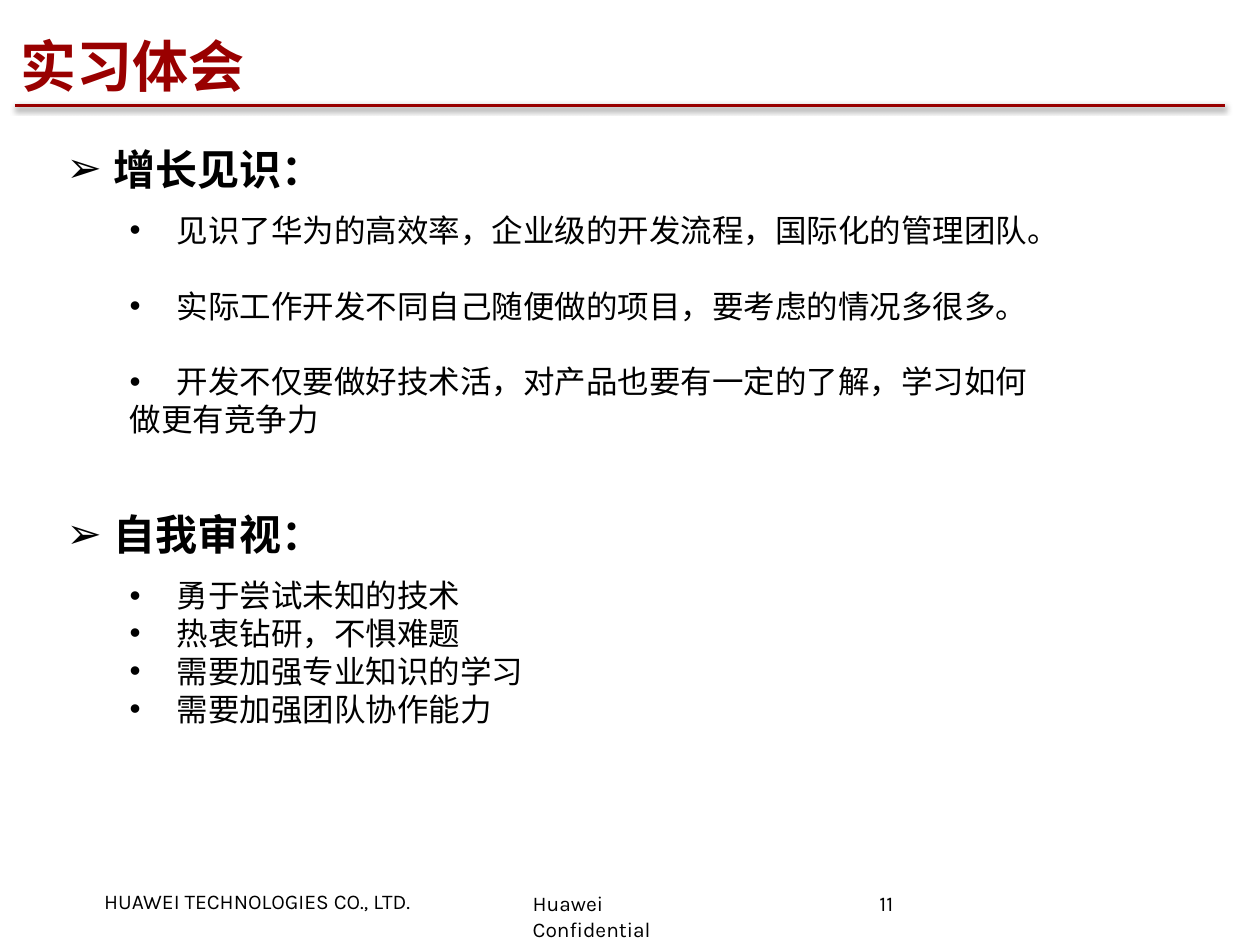
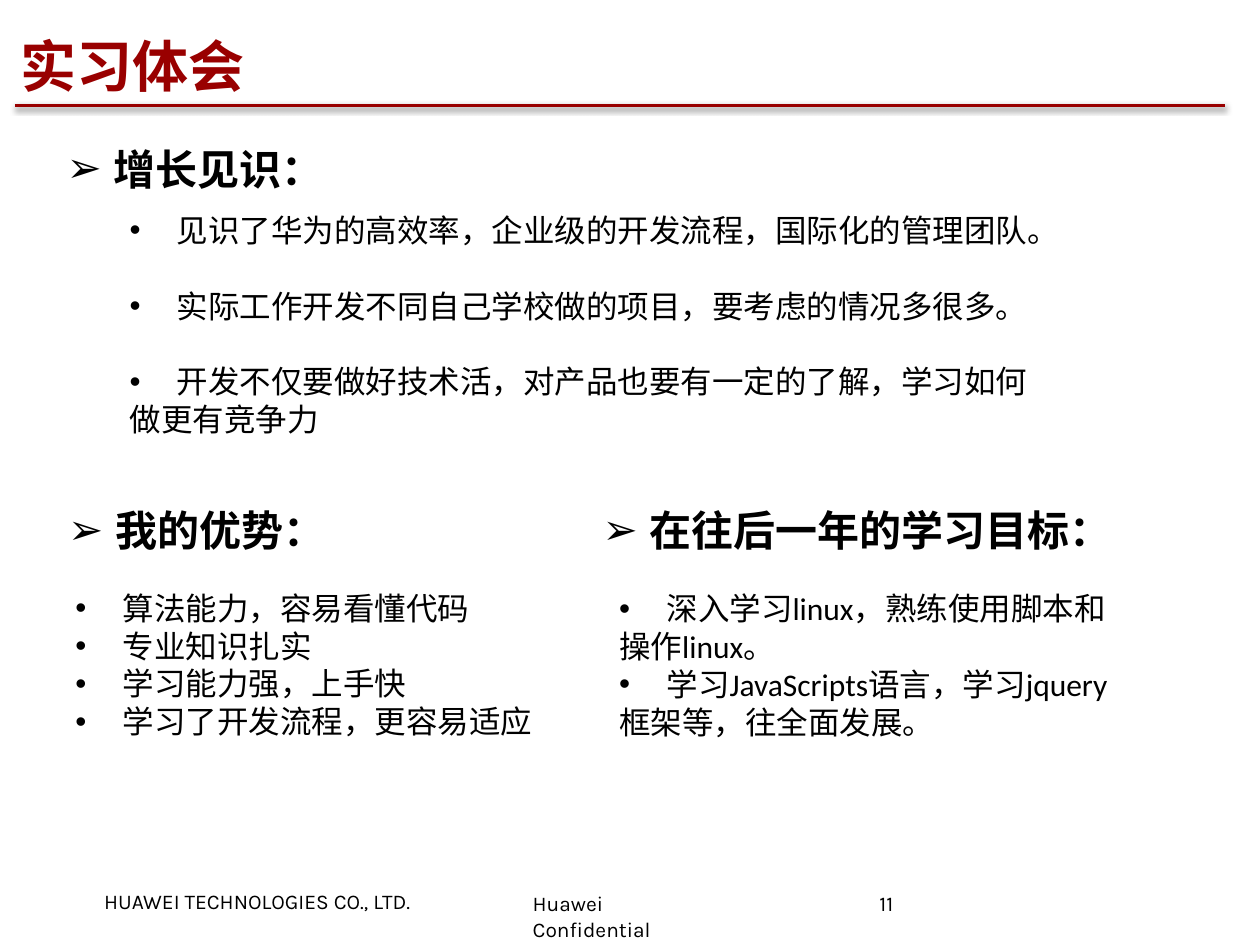
Before and after one commit to Zzy413341422/interview-review, a slide deck: slide 11 of 实习生答辩-曾子洋.pptx. Drawn at 1260x945 pixels with LibreOffice and Linux fonts; fonts in the diff are those of the drawing; background and template pictures are left out. Boxes give left, top, right and bottom in pixels: in the first picture for what was removed or moved away, otherwise in the second. Text is boxed around its words. In the diff, an @@ line names an element or a change of style, - is before the commit and + after.

```diff
--- a/实习生答辩-曾子洋.pptx
+++ b/实习生答辩-曾子洋.pptx
@@ text at (177, 291, 1027, 321): text changed @@
-  • 实际工作开发不同自己随便做的项目，要考虑的情况多很多。
+  • 实际工作开发不同自己学校做的项目，要考虑的情况多很多。
@@ text removed at (114, 514, 524, 724) @@
-➢ 自我审视：
-  • 勇于尝试未知的技术
-  • 热衷钻研，不惧难题
-  • 需要加强专业知识的学习
-  • 需要加强团队协作能力
@@ text added at (115, 510, 325, 550), 24 pt, text #000000, bold @@
+➢ 我的优势：
@@ text added at (650, 510, 1112, 550), 24 pt, text #000000, bold @@
+➢ 在往后一年的学习目标：
@@ text added at (123, 593, 533, 736), 18 pt, text #000000 @@
+  • 算法能力，容易看懂代码
+  • 专业知识扎实
+  • 学习能力强，上手快
+  • 学习了开发流程，更容易适应
@@ text added at (619, 593, 1108, 737), 18 pt, text #000000 @@
+  • 深入学习linux，熟练使用脚本和
+  操作linux。
+  • 学习JavaScripts语言，学习jquery
+  框架等，往全面发展。
```
Also in this commit, not shown: 2 other slides changed, 1 slide removed, 1 other file.
